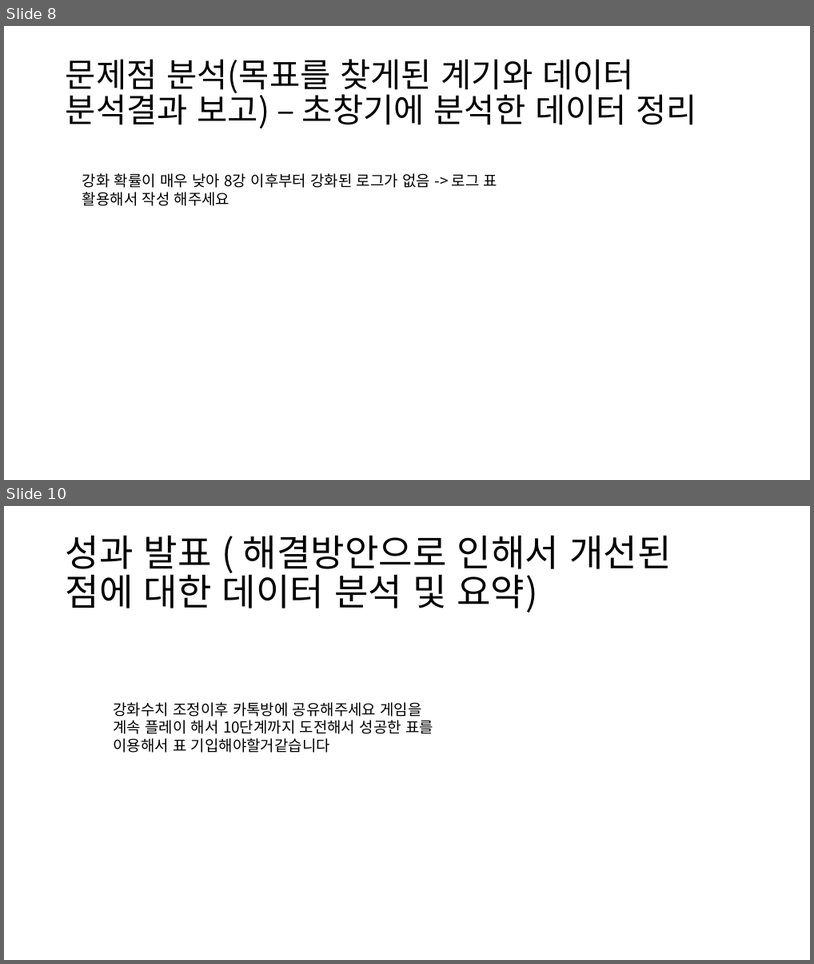
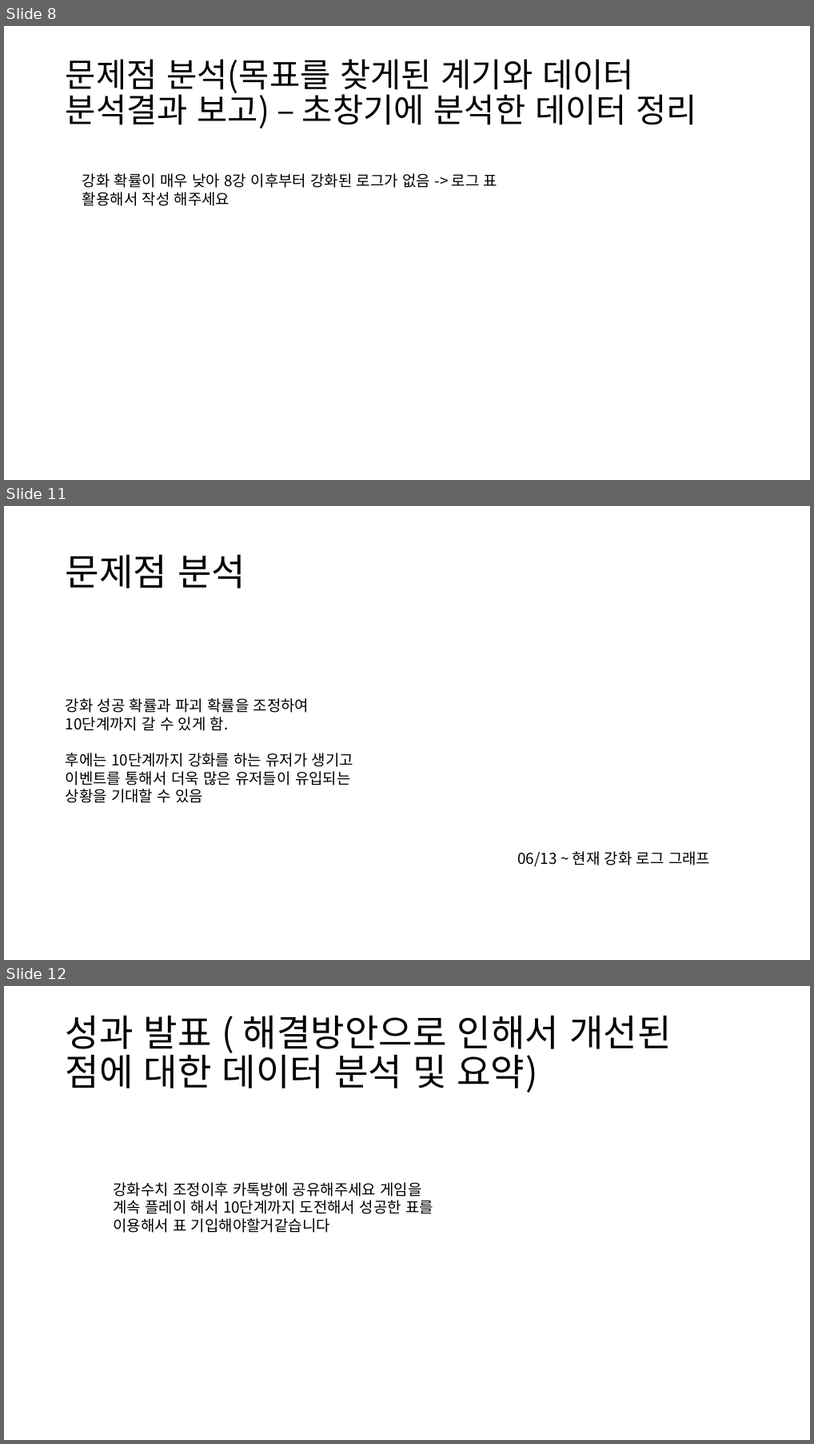
Before and after one commit to yuh2327015/-, a slide deck: Presentation/게임데이터 분석 2조 KPI.pptx. Shown one above the other, each under a label of ours: slides 8 and 10 before the commit, slides 8, 11 and 12 after it; the slides between them are not shown. The pictures are 814x964 and 814x1444 pixels, drawn with LibreOffice and Linux fonts; fonts in the diff are those of the drawing. Boxes give left, top, right and bottom in pixels: in the first picture for what was removed or moved away, otherwise in the second. Text is boxed around its words. In the diff, an @@ line names an element or a change of style, - is before the commit and + after.

```diff
--- a/Presentation/게임데이터 분석 2조 KPI.pptx
+++ b/Presentation/게임데이터 분석 2조 KPI.pptx
@@ slide 11 added at (x1=4, y1=506, x2=810, y2=960), background #FFFFFF @@
@@ title added at (x1=66, y1=554, x2=246, y2=588), 44 pt, text #000000 @@
+문제점 분석
@@ text added at (x1=66, y1=698, x2=354, y2=803), 18 pt, text #000000 @@
+강화 성공 확률과 파괴 확률을 조정하여
+10단계까지 갈 수 있게 함.
+후에는 10단계까지 강화를 하는 유저가 생기고
+이벤트를 통해서 더욱 많은 유저들이 유입되는
+상황을 기대할 수 있음
@@ text added at (x1=518, y1=851, x2=710, y2=867), 18 pt, text #000000 @@
+06/13 ~ 현재 강화 로그 그래프
@@ what was slide 10 is now slide 12 @@
```
Also in this commit, not shown: 1 slide changed, 1 other slide added, 1 other file.
